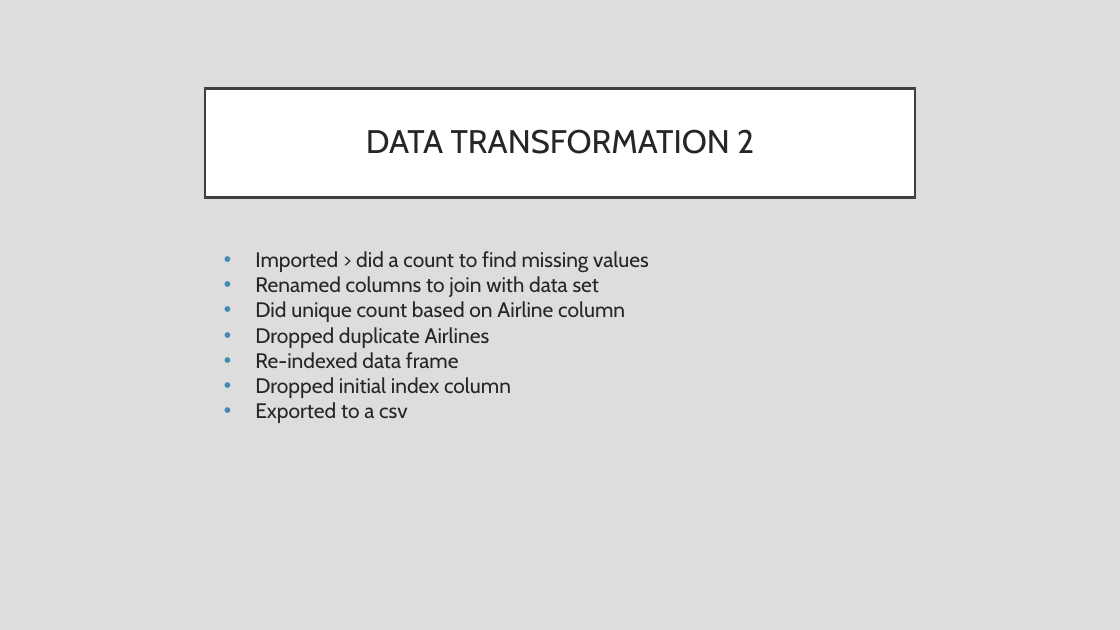
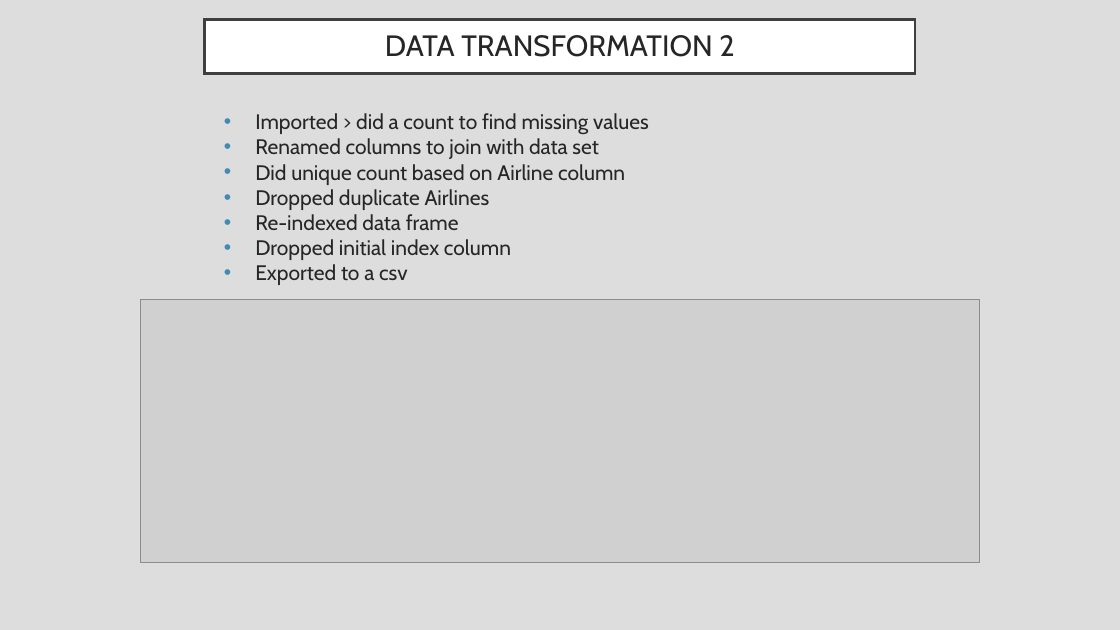
Before and after one commit to RealDreammaker/ProjectETL, a slide deck: slide 10 of ETL Process Presentation.pptx. Drawn at 1120x630 pixels with LibreOffice and Linux fonts; fonts in the diff are those of the drawing; grey boxes stand for pictures. Boxes give left, top, right and bottom in pixels: in the first picture for what was removed or moved away, otherwise in the second. Text is boxed around its words. In the diff, an @@ line names an element or a change of style, - is before the commit and + after.

```diff
--- a/ETL Process Presentation.pptx
+++ b/ETL Process Presentation.pptx
@@ title "DATA TRANSFORMATION 2": place and size @@
-title "DATA TRANSFORMATION 2" at (205,88,915,197)
+title "DATA TRANSFORMATION 2" at (205,19,915,74)
@@ title "DATA TRANSFORMATION 2" at (205,19,915,74): size 28 to 25.2 pt @@
@@ text "Imported > did a count ...": place and size @@
-text "Imported > did a count ..." at (255,251,649,423)
+text "Imported > did a count ..." at (255,113,649,285)
@@ picture added at (140,300,981,562) @@
```
Also in this commit, not shown: 3 other slides changed, 2 other files.
